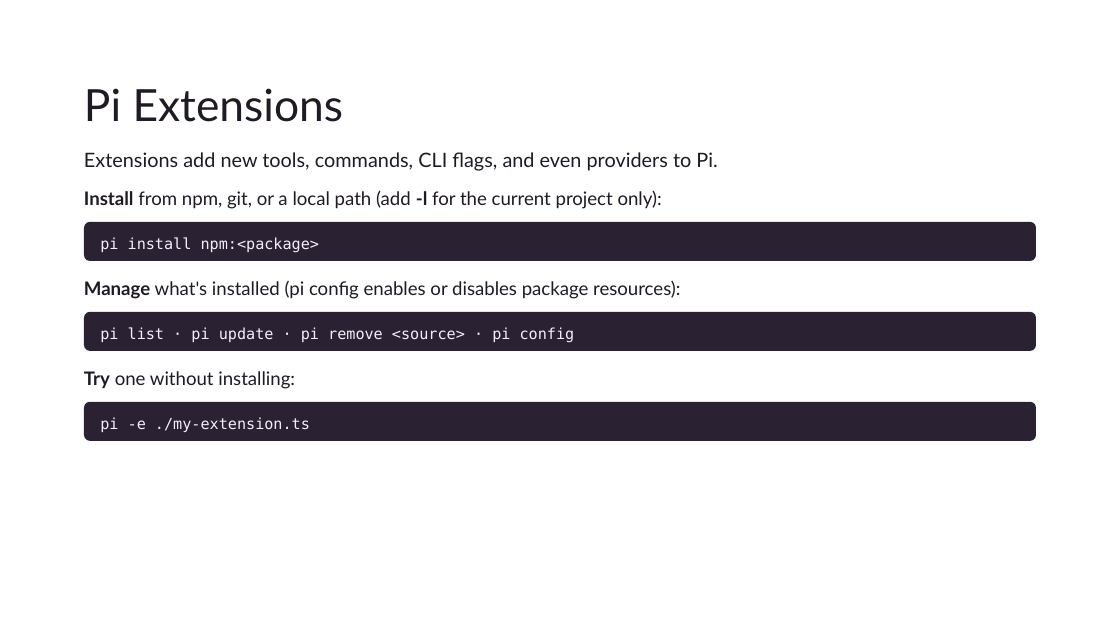
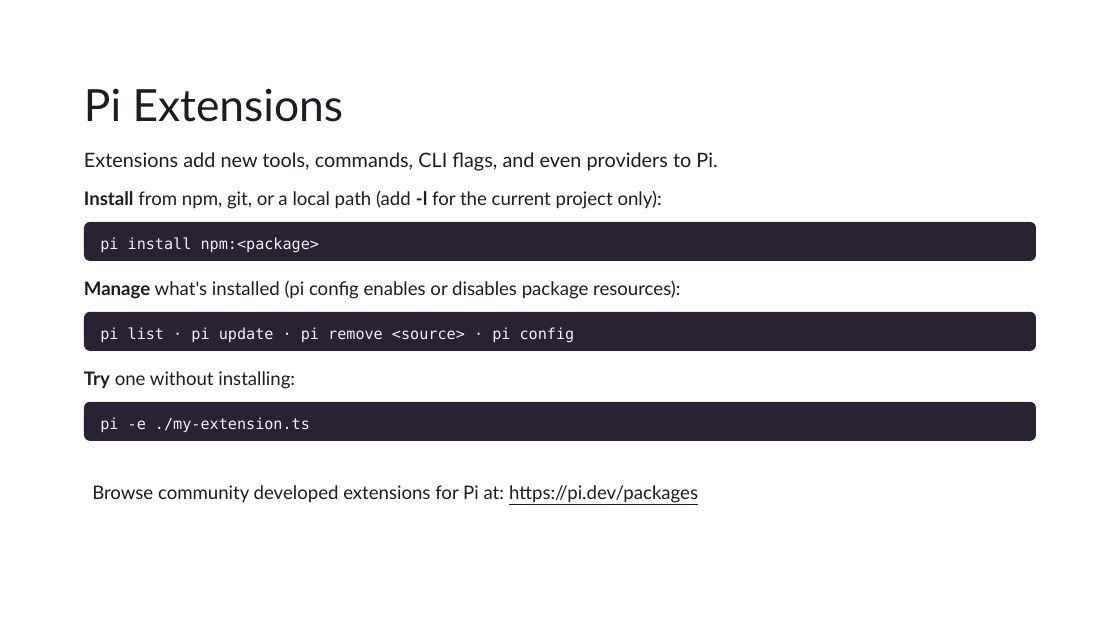
Before and after one commit to sawyerb-ksu/heartland-ai-symposium-pi, a slide deck: slide 9 of Installation and Documentation Review Rehearsal-v2.pptx. Drawn at 1120x630 pixels with LibreOffice and Linux fonts; fonts in the diff are those of the drawing; background and template pictures are left out. Boxes give left, top, right and bottom in pixels: in the first picture for what was removed or moved away, otherwise in the second. Text is boxed around its words. In the diff, an @@ line names an element or a change of style, - is before the commit and + after.

```diff
--- a/Installation and Documentation Review Rehearsal-v2.pptx
+++ b/Installation and Documentation Review Rehearsal-v2.pptx
@@ text added at (92,485,698,503), 16 pt, text #1F1A24 @@
+Browse community developed extensions for Pi at: https://pi.dev/packages
```
Also in this commit, not shown: 2 other slides changed.
